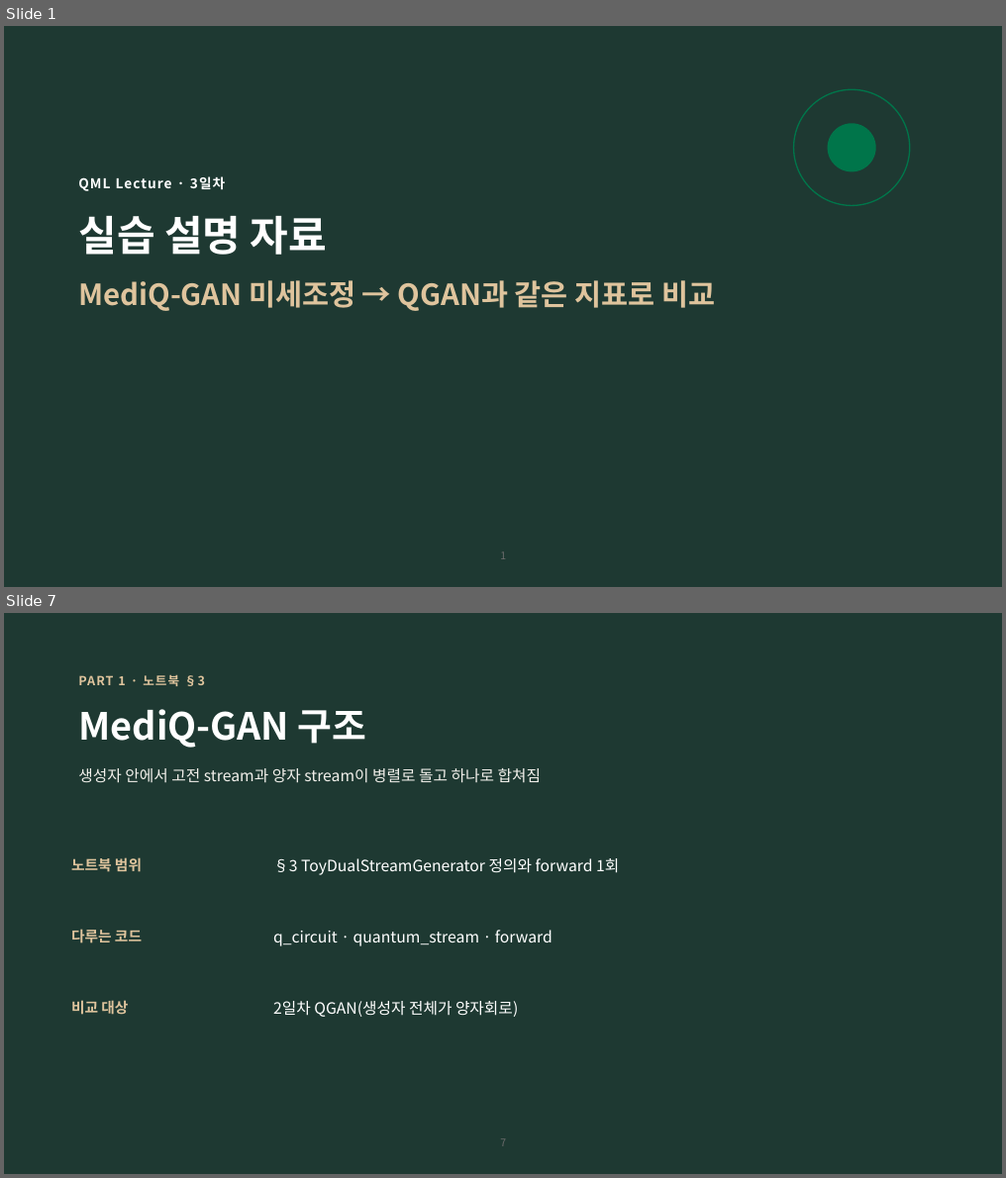
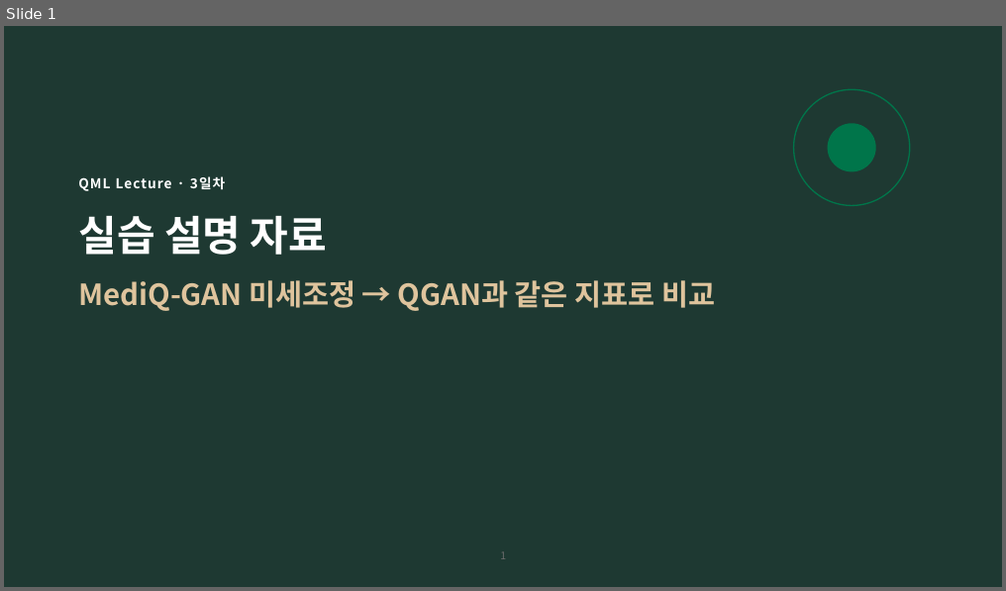
Before and after one commit to hyunhp/skin_disease_qml, a slide deck: practice/day3_slides/day3_practice_slides.pptx. Shown one above the other, each under a label of ours: slides 1 and 7 before the commit, slide 1 after it; the slides between them are not shown. The pictures are 1006x1178 and 1006x591 pixels, drawn with LibreOffice and Linux fonts; fonts in the diff are those of the drawing. Boxes give left, top, right and bottom in pixels: in the first picture for what was removed or moved away, otherwise in the second. Text is boxed around its words. In the diff, an @@ line names an element or a change of style, - is before the commit and + after.

```diff
--- a/practice/day3_slides/day3_practice_slides.pptx
+++ b/practice/day3_slides/day3_practice_slides.pptx
@@ slide 7 removed at (4,613,1002,1174), background #1E3932 @@
@@ text removed at (78,674,205,686) @@
-PART 1 · 노트북 §3
@@ title removed at (78,709,367,748) @@
-MediQ-GAN 구조
@@ text removed at (78,768,541,783) @@
-생성자 안에서 고전 stream과 양자 stream이 병렬로 돌고 하나로 합쳐짐
@@ text removed at (71,858,142,872) @@
-노트북 범위
@@ text removed at (273,859,619,875) @@
-§3 ToyDualStreamGenerator 정의와 forward 1회
@@ text removed at (71,929,142,944) @@
-다루는 코드
@@ text removed at (273,930,552,947) @@
-q_circuit · quantum_stream · forward
@@ text removed at (71,1000,128,1015) @@
-비교 대상
@@ text removed at (273,1001,518,1017) @@
-2일차 QGAN(생성자 전체가 양자회로)
@@ page number removed at (500,1139,506,1147) @@
-7
```
Also in this commit, not shown: 9 slides changed, 11 other slides removed, 6 other files.
